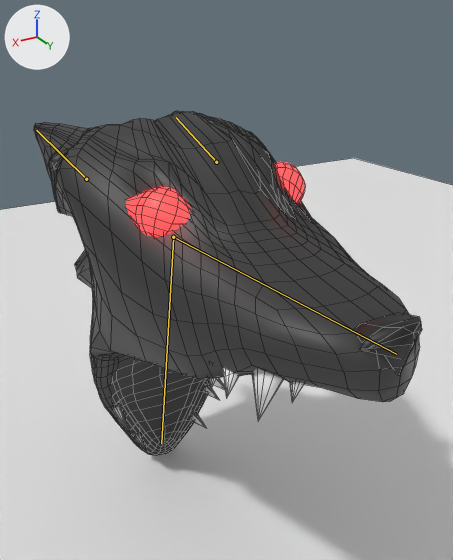
A saved change to the Blender file Ben Movement/Assets/Models/Wolf.blend.
The view is the same before and after, from a 50 mm camera at (1.93, 3.03, 1.75) aimed at (-0.13, -0.41, 0.03). Arrows for +X, +Y and +Z are at upper left; the lights stay in place. Both versions are drawn at frame 15 of the action 'Attack'; the numbers are the values there. The bones that bend it are drawn over the model as lines. Mesh edges are drawn as thin lines.

In view in the first picture: 'Eyes', 'Low', 'Nose', 'Plane', 'Teeth'.
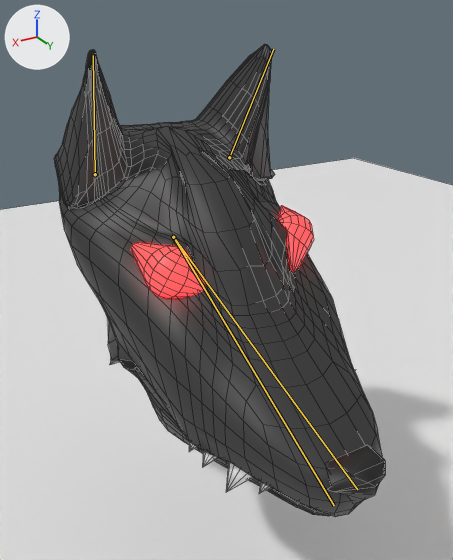
Boxes (x1, y1, x2, y2) around the edits, measured in the pictures (453 x 560 px):
'Low', posed (15% narrower, 37% taller)
    before: (34, 111, 420, 455)
    after: (54, 44, 382, 517)
'Eyes', posed (24% taller)
    before: (126, 162, 305, 236)
    after: (131, 206, 314, 298)
'Nose', posed (13% narrower, 6% shorter)
    before: (356, 313, 422, 376)
    after: (328, 445, 385, 504)
'Teeth', posed
    before: (109, 367, 304, 448)
    after: (189, 369, 356, 494)
bone 'Mouth.Top', root to tip
    before: (173, 237) to (396, 354)
    after: (173, 237) to (357, 489)
bone 'Ear.L', root to tip
    before: (216, 162) to (176, 117)
    after: (229, 157) to (273, 49)
bone 'Ear.R', root to tip
    before: (86, 179) to (36, 130)
    after: (95, 174) to (93, 55)
bone 'Mouth.Bottom', root to tip
    before: (173, 237) to (161, 443)
    after: (173, 237) to (334, 505)

The change in detail:
Bone 'Mouth.Top' (bone_mouth_top) turns from (6, 0, 0) to (-16, 0, -1) degrees about its own x, y and z.
Bone 'Ear.L' (bone_ear_l) turns from (-48, 8, 31) to (19, 4, -12) degrees about its own x, y and z.
Bone 'Ear.R' (bone_ear_r) turns from (-48, -8, -31) to (19, -4, 12) degrees about its own x, y and z.
Bone 'Mouth.Bottom' (bone_mouth_bottom) turns from (-74, 0, 0) to (0, 0, 0) degrees about its own x, y and z.
